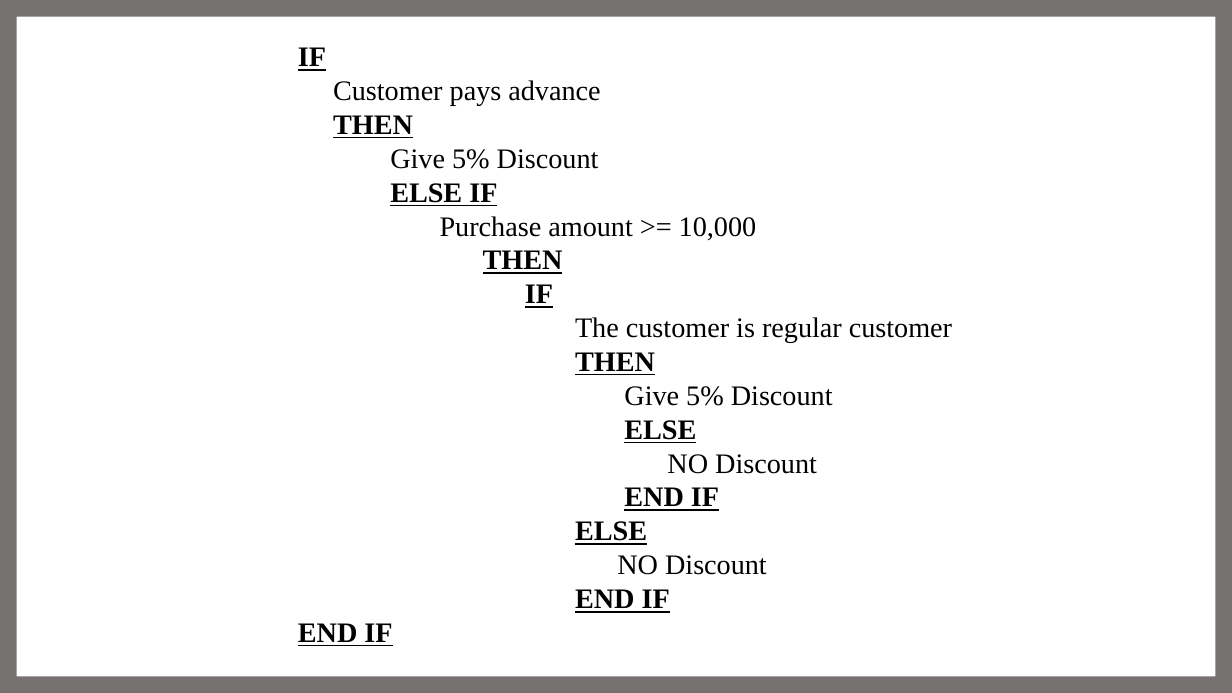
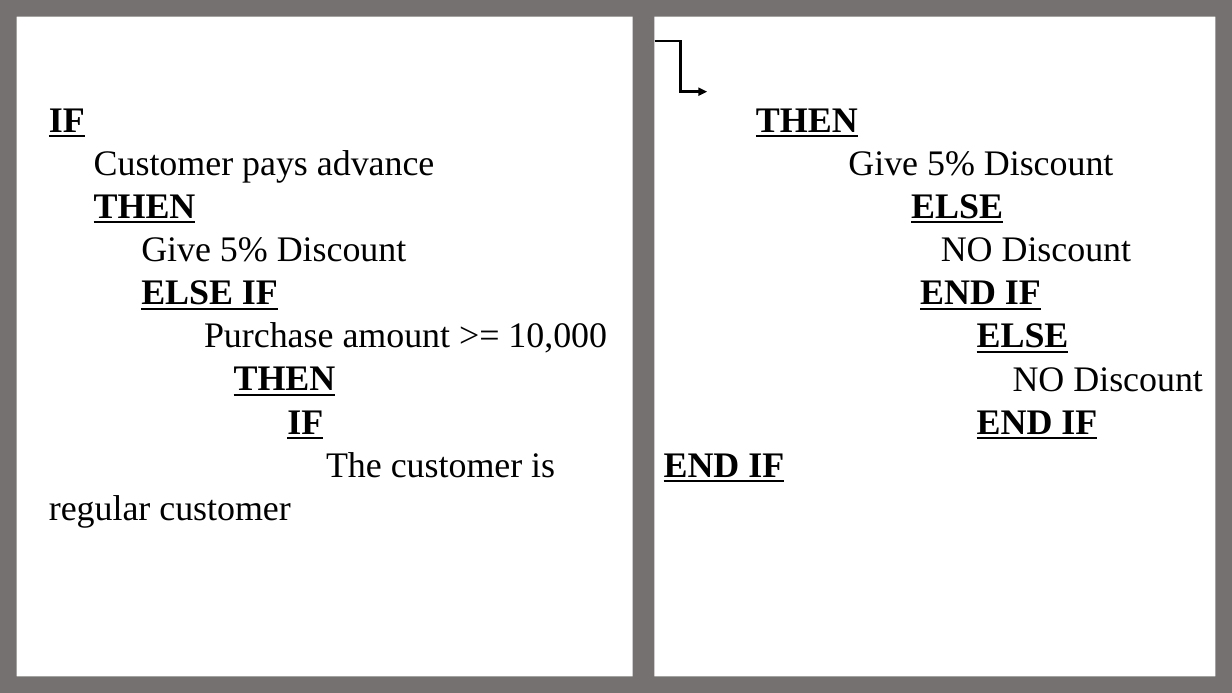
Before and after one commit to tamanghawana0815/SAD-ppt, a slide deck: slide 18 of Presentation.pptx. Drawn at 1232x693 pixels with LibreOffice and Linux fonts; fonts in the diff are those of the drawing. Boxes give left, top, right and bottom in pixels: in the first picture for what was removed or moved away, otherwise in the second. Text is boxed around its words. In the diff, an @@ line names an element or a change of style, - is before the commit and + after.

```diff
--- a/Presentation.pptx
+++ b/Presentation.pptx
@@ rectangle added at bbox=[633, 6, 655, 693], fill #767171 @@
@@ elbow arrow added from (654, 41) to (707, 91), #000000 2.25 pt @@
@@ text "IF": place and size @@
-text "IF" at bbox=[298, 47, 952, 646]
+text "IF" at bbox=[49, 108, 607, 527]
@@ text "IF" at bbox=[49, 108, 607, 527]: size 22 to 28 pt @@
@@ text added at bbox=[664, 108, 1203, 482], 28 pt, text #000000 @@
+THEN
+Give 5% Discount
+ELSE
+NO Discount
+END IF
+ELSE
+NO Discount
+END IF
+END IF
@@ text at bbox=[298, 352, 833, 646]: paragraphs removed @@
-THEN
-Give 5% Discount
-ELSE
-NO Discount
-END IF
-ELSE
-NO Discount
-END IF
-END IF
```
Also in this commit, not shown: 4 other slides changed, 1 slide added.
